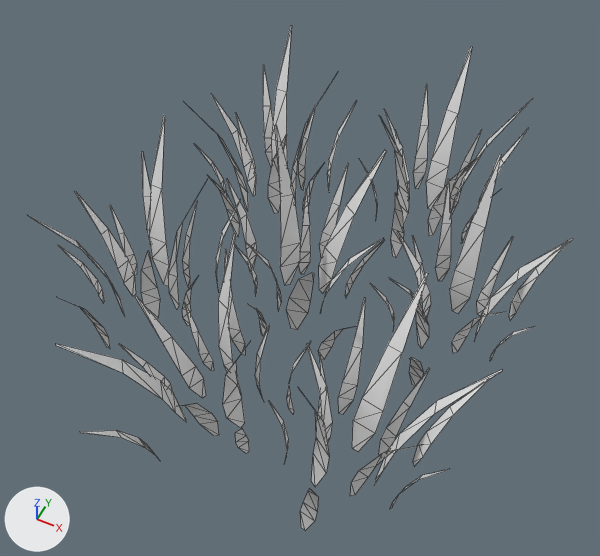
What one commit did to the glTF model assets/models/Grass.gltf.
Camera for both pictures: a 50 mm lens placed at (1.08, -2.14, 2.84), pointed at (0.04, -0.06, 0.25). Lighting does not change. The marker at lower left points along +X, +Y and +Z. Mesh edges are drawn as thin lines. Where no turn or scale is listed for an object, it has been applied to the vertices.

Script lines for the objects in view, before the commit:
```python
me_plane_002 = bpy.data.meshes.new('Plane.002')
me_plane_002.from_pydata(...)  # 840 vertices, 672 faces; spans x -0.94..1.02, y -1.13..1.19, z -0.12..0.8
me_plane_002.materials.append(mat_material)  # white #e7e7e7
ob_plane_004 = bpy.data.objects.new('Plane.004', me_plane_002)
ob_plane_004.location = (0.0, 0.0, 0.0)
```
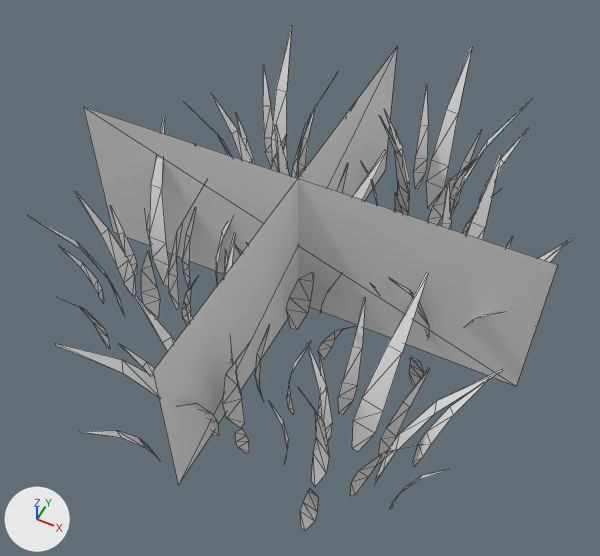
Where the newer file only moved an object's origin or applied its transform, the numbers keep the older frame.

Location of each change, [x1, y1, x2, y2] in pixels of the pictures (600 x 556 px):
'Grass_LOD1', added: after [83, 48, 557, 485]

Patch to the scene script:
```diff
--- a/assets/models/Grass.gltf.py
+++ b/assets/models/Grass.gltf.py
@@ me_plane_005 @@
+me_plane_005.from_pydata([(-1.0, 0.0, 0.73), (1.0, 0.0, 0.73), (-1.0, 0.0, 0.0), (1.0, 0.0, 0.0), (0.0, 1.0, 0.73), (0.0, -1.0, 0.73), (0.0, 1.0, 0.0), (0.0, -1.0, 0.0)], [], [(0, 1, 3), (0, 3, 2), (4, 5, 7), (4, 7, 6)])
@@ ob_grass_lod1 @@
+ob_grass_lod1 = bpy.data.objects.new('Grass_LOD1', me_plane_005)
+ob_grass_lod1.location = (0.0, 0.0, 0.0)
```
